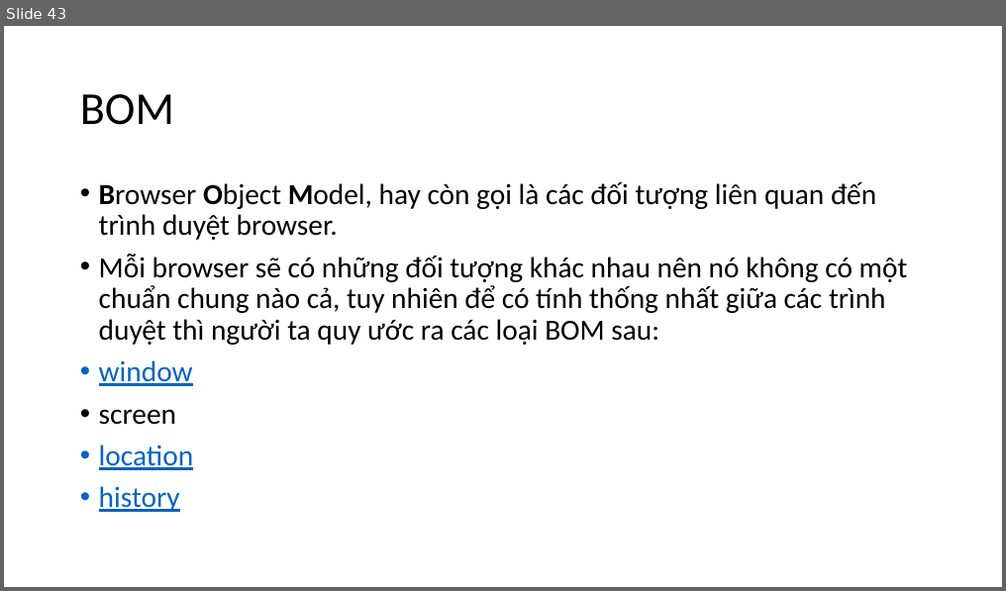
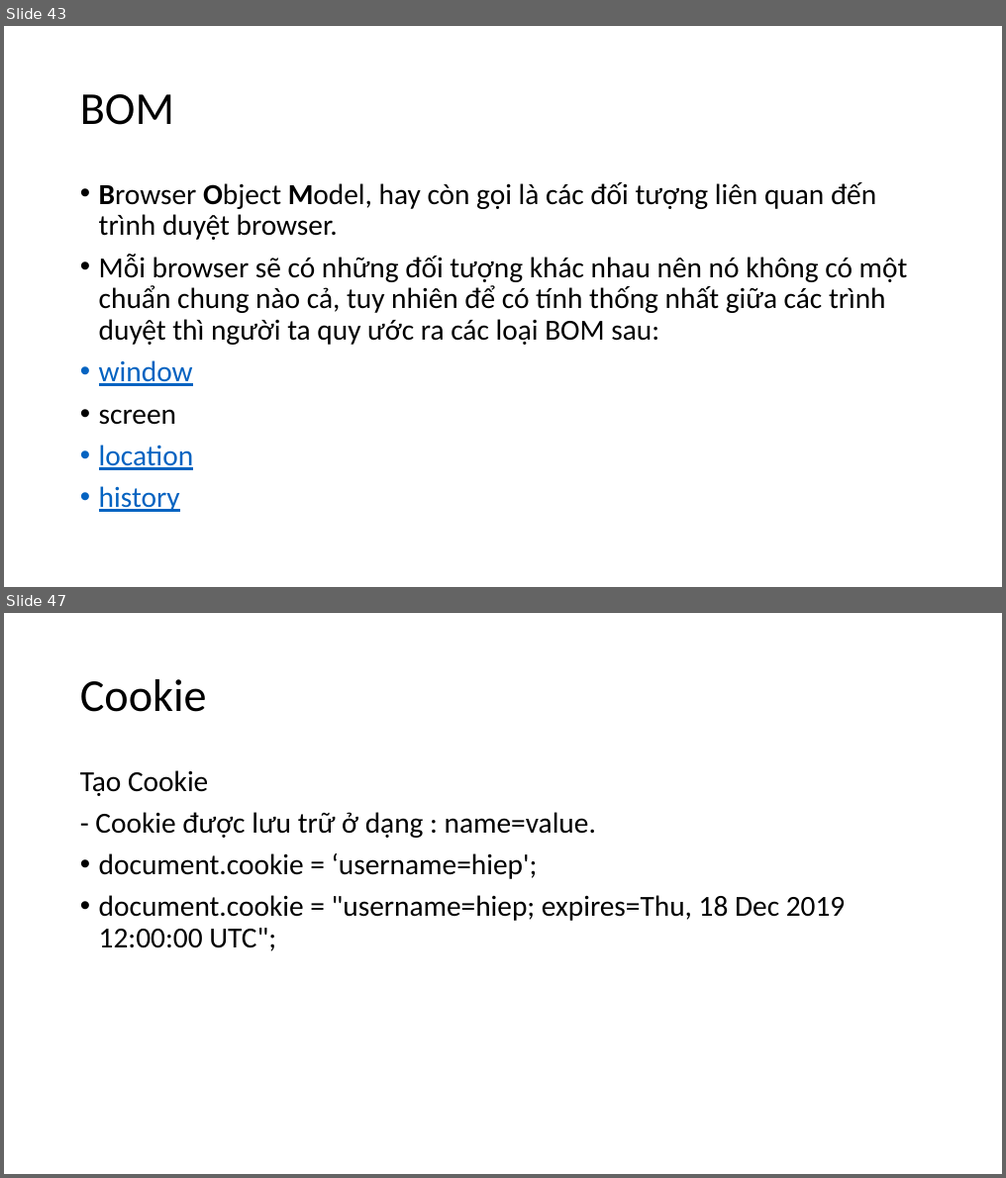
Before and after one commit to hoanghiep8921/ljava1909, a slide deck: slide/Java Script.pptx. Shown one above the other, each under a label of ours: slide 43 before the commit, slides 43 and 47 after it; the slides between them are not shown. The pictures are 1006x591 and 1006x1178 pixels, drawn with LibreOffice and Linux fonts; fonts in the diff are those of the drawing. Boxes give left, top, right and bottom in pixels: in the first picture for what was removed or moved away, otherwise in the second. Text is boxed around its words. In the diff, an @@ line names an element or a change of style, - is before the commit and + after.

```diff
--- a/slide/Java Script.pptx
+++ b/slide/Java Script.pptx
@@ slide 47 added at (4,613,1002,1174), background #FFFFFF @@
@@ title added at (80,679,207,712), 44 pt, text #000000 @@
+Cookie
@@ text added at (80,770,845,952), 28 pt, text #000000 @@
+Tạo Cookie
+- Cookie được lưu trữ ở dạng : name=value.
+• document.cookie = ‘username=hiep';
+• document.cookie = "username=hiep; expires=Thu, 18 Dec 2019 12:00:00 UTC";
```
Also in this commit, not shown: 6 other slides added, 3 other files.
